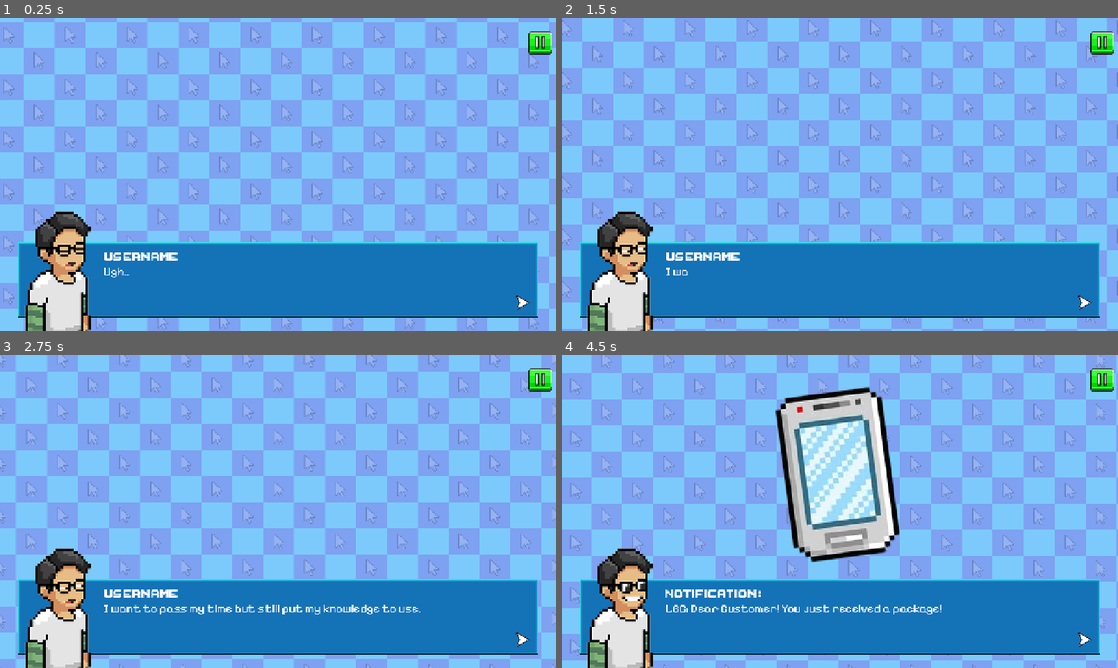
Above: before the commit, frames 1-4 (two rows, left to right).
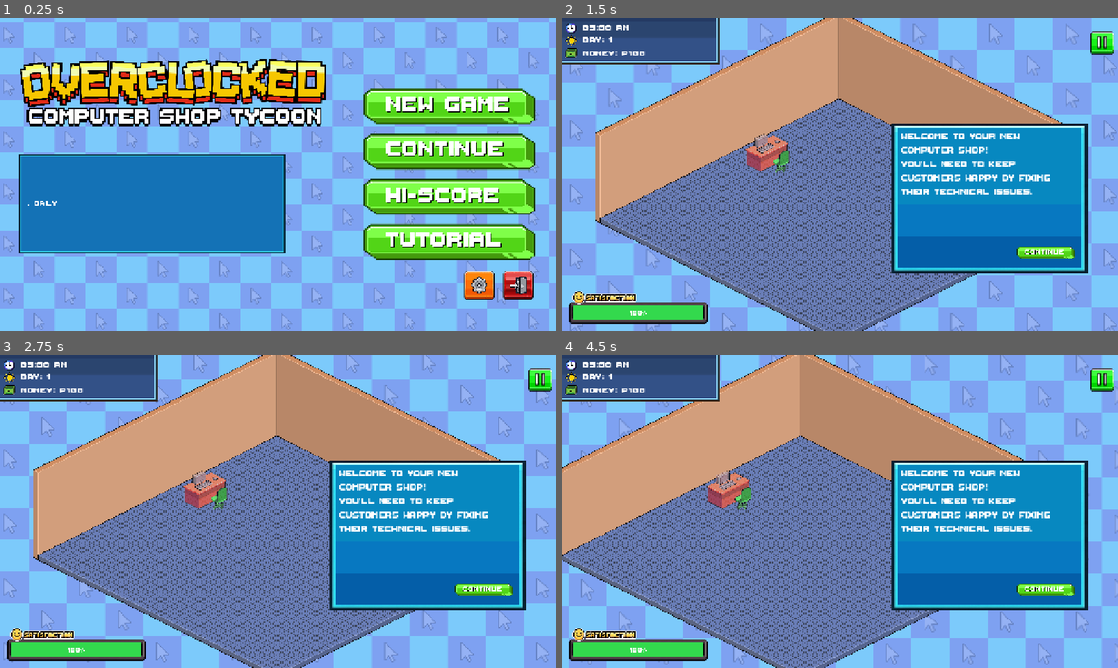
Above: after the commit, the same moments.

Repository: vinnyy-ph/gvd-project-overclocked
Game: Godot game, scene res://ui/main_menu_v2/MainMenuV2.tscn
The game is run twice, just before and just after one commit, with the same random seed, the same clock (stepped at 60 frames per second) and the same inputs. Before the commit the project starts from res://NewGameStoryFlow.tscn. Sound files missing from this copy of the repository are replaced by a short silence.
Inputs (mouse positions are in pixels of both pictures, inside the frame that each line leads up to):
- Up to frame 1 (0.25 s): no input
- Up to frame 2 (1.5 s): click (840, 280) at 0.5 s, where only the run before the commit has a clickable "USERNAME"; click (1012, 243) at 1.27 s
- Up to frame 3 (2.75 s): tap Enter at 2 s; move the mouse to (400, 495) at 2.02 s; hold Right (ui_right) from 2.03 s (still down); click (400, 495) at 2.17 s
- Up to frame 4 (4.5 s): release Right (ui_right) at 2.75 s; drag from (728, 527) to (812, 574) at 2.77 s; move the mouse to (895, 442) at 3.52 s; hold Right (ui_right) 3.53-4.25 s; drag from (812, 574) to (673, 464) at 4.27 s

The runs differ from the first frame. In frame 1, 58% of the frame differs, in the area x 3-100%, y 4-100%; in frame 2, 86%; in frame 3, 86%; in frame 4, 87%, in the area x 0-100%, y 0-100%.

Commit message:
Dev-profile protections and new game flow
Prevent dev profile (id 999) from being wiped and ensure it stays at Day 30 / max money. Added clear_all_standard_profiles() to remove standard profiles and reset active profile if needed. reset_run_data() now skips reset for dev profile and enforces dev defaults. GameManager.new_game() respects the dev profile by setting day/money accordingly and dev_mode also sets day to 30 on ready.

Route new games through the story flow: profile selection now opens NewGameStoryFlow.tscn, NewGameStoryFlow injects the saved player name into story steps, and the final jeepney sequence now transitions to the shop floor scene. Updated project main_scene uid and removed an unused horizontal_alignment property from the NewGameStoryFlow scene file.

Diff:
--- a/NewGameStoryFlow.tscn
+++ b/NewGameStoryFlow.tscn
@@ -106,7 +106,6 @@
 theme_override_fonts/font = ExtResource("4_hep52")
 theme_override_font_sizes/font_size = 43
 text = "USERNAME"
-horizontal_alignment = 1
 vertical_alignment = 1
 
 [node name="TextContentLabel" type="Label" parent="BluePanelBtn" unique_id=1880147696]
--- a/core/autoloads/game_manager/game_manager.gd
+++ b/core/autoloads/game_manager/game_manager.gd
@@ -340,7 +340,14 @@
 
 func new_game():
 	SaveManager.reset_run_data()
-	SaveManager.current_day = 1
+
+	# Only reset day to 1 if NOT in dev profile
+	if SaveManager.active_profile_id != 999:
+		SaveManager.current_day = 1
+	else:
+		SaveManager.current_day = 30
+		SaveManager.current_money = 9999999
+
 	satisfaction = 100
 	time_left = 60
 	in_tutorial = false
@@ -425,6 +432,7 @@
 	# DEV MODE: Inject a million dollars so you can afford anything instantly
 	if dev_mode:
 		SaveManager.current_money = 9999999
+		SaveManager.current_day = 30
 
 func _on_node_added(node: Node):
 	# Check if the newly added node is a button
--- a/core/autoloads/save_manager/save_manager.gd
+++ b/core/autoloads/save_manager/save_manager.gd
@@ -137,7 +137,25 @@
 	if FileAccess.file_exists(path):
 		DirAccess.remove_absolute(path)
 
+func clear_all_standard_profiles():
+	for i in range(10):
+		delete_profile(i)
+	# Reset active profile if it was one of the deleted ones
+	if active_profile_id < 10:
+		active_profile_id = 0
+		player_name = "Player"
+		current_money = 0
+		current_day = 1
+
 func reset_run_data():
+	# DEV MODE PROTECTION: Do not reset if we are on the dev profile
+	if active_profile_id == 999:
+		# Ensure dev profile always stays at Day 30 / Max Money
+		current_money = 9999999
+		current_day = 30
+		save_game()
+		return
+
 	# Keep lifetime stats but reset current run and upgrades
 	current_money = 100
 	current_day = 1
--- a/new_game_story_flow.gd
+++ b/new_game_story_flow.gd
@@ -68,6 +68,15 @@
 const TAP_THRESHOLD_MS: int = 300
 
 func _ready() -> void:
+	# Inject dynamic username
+	var player_name = "Player"
+	if SaveManager.player_name and SaveManager.player_name != "":
+		player_name = SaveManager.player_name
+
+	for step in story_steps:
+		if step.get("username") == "USERNAME":
+			step["username"] = player_name
+
 	blue_panel_btn.pressed.connect(_on_tap_received)
 	seal_button.pressed.connect(_on_seal_pressed)
 	next_button.pressed.connect(_on_next_letter)
@@ -334,4 +343,4 @@
 	var jeepney_tween = create_tween()
 	jeepney_tween.tween_property(jeepney_path_follow, "progress_ratio", 1.0, 4.0).set_trans(Tween.TRANS_SINE).set_ease(Tween.EASE_IN_OUT)
 
-	jeepney_tween.tween_callback(func(): print("Final sequence complete"))
+	jeepney_tween.tween_callback(func(): get_tree().change_scene_to_file("res://core/shop_floor/shop_floor_scrollable.tscn"))
--- a/project.godot
+++ b/project.godot
@@ -13,7 +13,7 @@
 config/name="Overclocked"
 config/description="Overclocked"
 config/version="1"
-run/main_scene="uid://cidwq2rablokd"
+run/main_scene="uid://px01bxewowry"
 config/features=PackedStringArray("4.6", "Mobile")
 config/icon="res://icon.svg"
 
--- a/ui/profile_selection/profile_selection.gd
+++ b/ui/profile_selection/profile_selection.gd
@@ -125,7 +125,7 @@
 	# Start new game
 	GameManager.new_game()
 	PauseMenu.pause_button.visible = true
-	get_tree().change_scene_to_file("res://core/shop_floor/shop_floor_scrollable.tscn")
+	get_tree().change_scene_to_file("res://NewGameStoryFlow.tscn")
 
 func _on_return_pressed():
 	get_tree().change_scene_to_file("res://ui/main_menu_v2/MainMenuV2.tscn")
